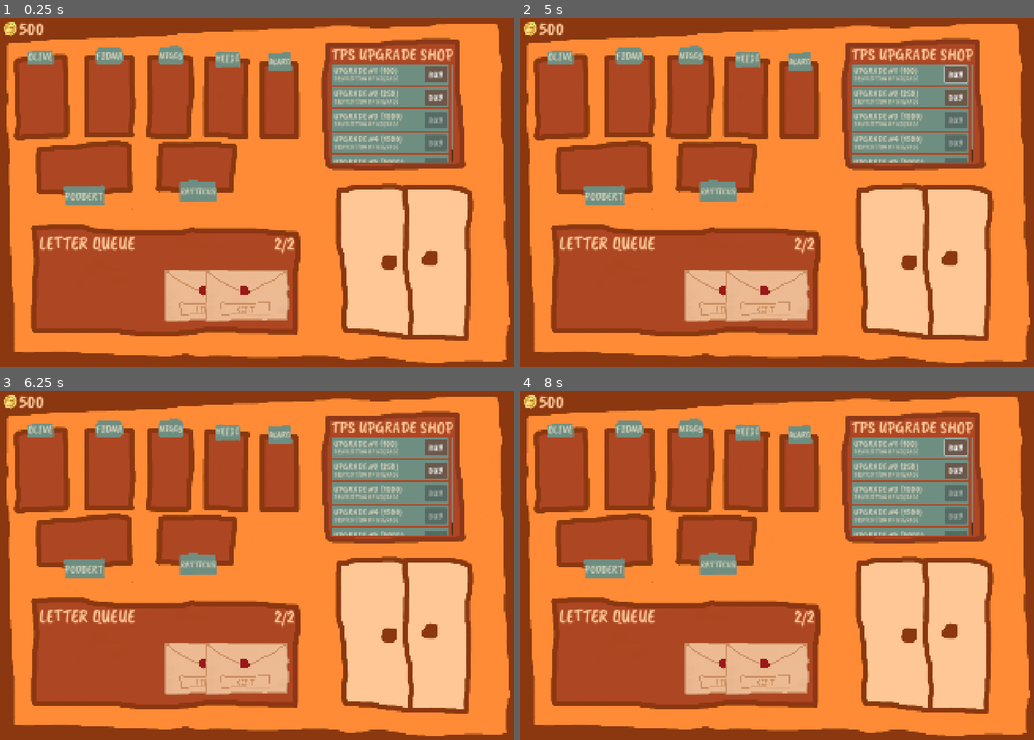
Above: before the commit, frames 1-4 (two rows, left to right).
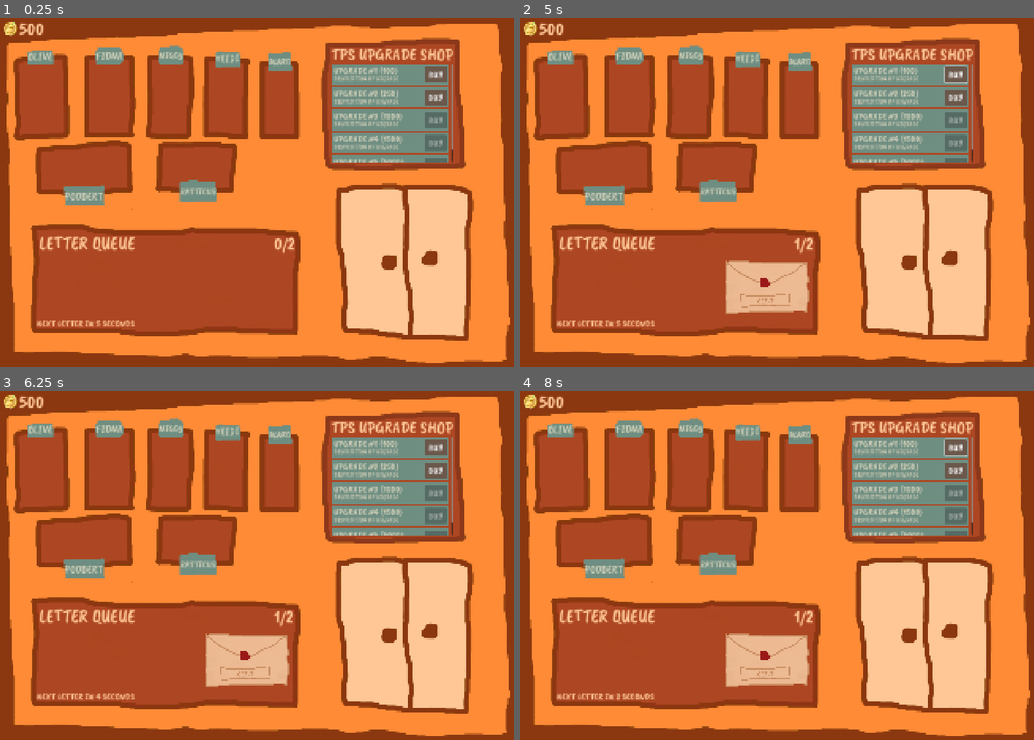
Above: after the commit, the same moments.

Repository: Nathan5471/ancient-terra-mail
Game: Godot game, scene res://main.tscn
The game is run twice, just before and just after one commit, with the same random seed, the same clock (stepped at 60 frames per second) and the same inputs. The project has no main scene, so this scene is started directly.
Inputs (mouse positions are in pixels of both pictures, inside the frame that each line leads up to):
- Up to frame 1 (0.25 s): no input
- Up to frame 2 (5 s): click "BUY" at 0.5 s; tap Enter at 1.25, 3.5 s; move the mouse to (895, 175) at 1.27 s; hold Right 1.28-2.03 s; tap Alt at 1.35, 2.85, 4.35 s; click (895, 175) at 1.42 s; move the mouse to (674, 213) at 2.02 s; hold Down 2.03-2.78 s; tap Shift at 2.1, 3.6 s; tap Space at 2.75, 4.25 s; move the mouse to (833, 115) at 2.77 s; hold Right 2.78-3.53 s; move the mouse to (751, 265) at 3.52 s; hold Up 3.53-4.28 s; click (751, 265) at 3.67 s; move the mouse to (936, 248) at 4.27 s; hold Left from 4.28 s (still down)
- Up to frame 3 (6.25 s): move the mouse to (102, 513) at 5.02 s; tap Shift at 5.1 s; tap Enter at 5.75 s; move the mouse to (287, 565) at 5.77 s; release Left at 5.78 s; hold Down from 5.78 s (still down); tap Alt at 5.85 s; click (287, 565) at 5.92 s
- Up to frame 4 (8 s): tap Space at 6.5 s; move the mouse to (699, 478) at 6.52 s; release Down at 6.53 s; hold Right 6.53-7.28 s; tap Shift at 6.6 s; move the mouse to (895, 548) at 7.27 s; hold Up from 7.28 s (still down); tap Alt at 7.35 s

The runs differ from the first frame. In frame 1, 3.8% of the frame differs, in the area x 7-58%, y 62-89%; in frame 2, 2.8%; in frame 3, 2.8%; in frame 4, 2.8%.

Commit message:
Setup letter spawning timer

Diff:
--- a/main.tscn
+++ b/main.tscn
@@ -436,6 +436,16 @@
 theme_override_font_sizes/font_size = 46
 text = "0/2"
 
+[node name="NextLetterTimer" type="Label" parent="LetterQueue" unique_id=2034411969]
+offset_left = -547.0
+offset_top = 302.0
+offset_right = -307.0
+offset_bottom = 334.0
+theme_override_colors/font_color = Color(1, 0.78039217, 0.5882353, 1)
+theme_override_fonts/font = ExtResource("3_h2yge")
+theme_override_font_sizes/font_size = 24
+text = "NEXT LETTER IN 5 SECONDS"
+
 [node name="CoinSprite" type="Sprite2D" parent="." unique_id=1442683840]
 position = Vector2(-612, -407.00003)
 scale = Vector2(0.07226561, 0.07226561)
@@ -450,3 +460,8 @@
 theme_override_fonts/font = ExtResource("3_h2yge")
 theme_override_font_sizes/font_size = 46
 text = "0"
+
+[node name="Timer" type="Timer" parent="." unique_id=1379132951]
+autostart = true
+
+[connection signal="timeout" from="Timer" to="." method="_on_timer_timeout"]
--- a/scripts/manager.gd
+++ b/scripts/manager.gd
@@ -9,6 +9,7 @@
 @onready var coinCountLabel = $CoinCount
 @onready var letterQueue = $LetterQueue
 @onready var queueCountLabel = $LetterQueue/QueueCount
+@onready var nextLetterInLabel = $LetterQueue/NextLetterTimer
 
 func updateCoinCount(newCoinCount: int) -> void:
 	coinCount = newCoinCount
@@ -20,7 +21,7 @@
 	letterQueue.add_child(letter)
 	letter.setRecipient(recipient)
 	letter.z_index = maxLettersInQueue - lettersInQueue.size()
-	letter.position = Vector2(-30-100*lettersInQueue.size(), 250)
+	letter.position = Vector2(-30-100*lettersInQueue.size(), 230)
 	return letter
 
 func handleSpawnLetter() -> void:
@@ -33,6 +34,12 @@
 
 func _ready() -> void:
 	updateCoinCount(500)
+
+func _on_timer_timeout() -> void:
+	if (timeUntilSpawnLetter > 1):
+		timeUntilSpawnLetter -= 1
+		nextLetterInLabel.text = "NEXT LETTER IN %d SECONDS" % timeUntilSpawnLetter
+		return
 	handleSpawnLetter()
-	handleSpawnLetter()
-	handleSpawnLetter()
+	timeUntilSpawnLetter = 5
+	nextLetterInLabel.text = "NEXT LETTER IN %d SECONDS" % timeUntilSpawnLetter
